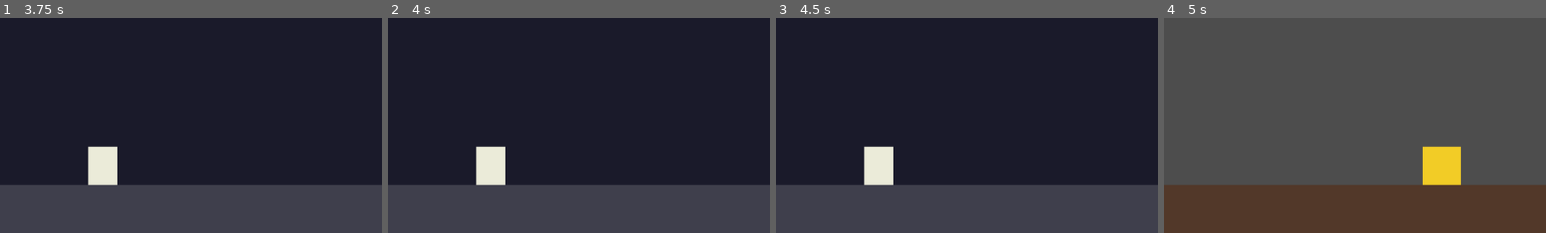
Above: before the commit, frames 1-4 (left to right).
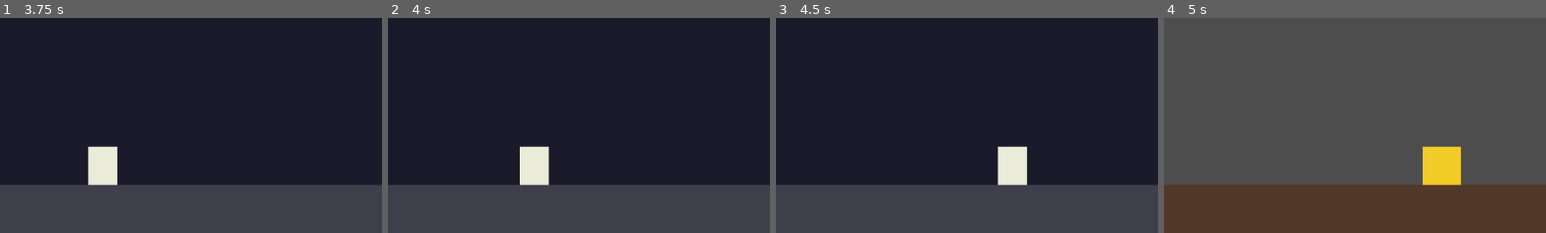
Above: after the commit, the same moments.

Repository: tucksravin/dont-lose-your-head
Game: Godot game, scene res://scenes/intro/intro.tscn
Same seed, same stepped clock (60 frames per second), same inputs: the game is played once before the commit and once after it.
Inputs:
- Up to frame 1 (3.75 s): hold D (move_right) 0.53-2.03 s; tap E (interact) every 0.75 s from 0.6 to 3.6 s; tap Space (jump) at 0.77, 1.52, 3.02 s; hold A (move_left) 2.03-2.78 s; hold D (move_right) from 2.78 s (still down)
- Up to frame 2 (4 s): keep holding D (move_right); tap Space (jump) at 3.77 s
- Up to frame 3 (4.5 s): release D (move_right) at 4.28 s; hold A (move_left) from 4.28 s (still down); tap E (interact) at 4.35 s
- Up to frame 4 (5 s): keep holding A (move_left); tap Space (jump) at 4.52 s
The pictures show only the part of the screen within x 42-92%, y 50-100%; the shares and areas given below are measured in that part.

Frame 1 is identical in both runs. In frame 2, 2.8% of the frame differs, in the area x 23-43%, y 59-78%; in frame 3, 2.8%, in the area x 23-66%, y 59-78%; in frame 4, nothing differs.

Commit message:
fixed scene load error

Diff:
--- a/scenes/body/body.gd
+++ b/scenes/body/body.gd
@@ -5,8 +5,18 @@
 @export var jump_velocity: float = -300.0
 @export var gravity: float = 980.0
 
+## When true, this node ignores player input — an external script (e.g. a
+## cutscene) is driving velocity/move_and_slide() on it directly instead.
+## Prefer this over Node.PROCESS_MODE_DISABLED: DISABLED also pulls a
+## CharacterBody2D out of the physics space, so any move_and_slide() call
+## made on it from elsewhere (even from a script that's still enabled)
+## fails with "body->get_space() is null".
+var is_scripted: bool = false
+
 
 func _physics_process(delta: float) -> void:
+	if is_scripted:
+		return
 	if not is_on_floor():
 		velocity.y += gravity * delta
 
--- a/scenes/intro/intro.gd
+++ b/scenes/intro/intro.gd
@@ -67,9 +67,11 @@
 	var right_edge: float = get_viewport_rect().size.x
 	if head_blob.global_position.x > right_edge + exit_margin:
 		_exiting = true
-		# Disable body.gd so we can drive the body manually in EXIT phase.
-		# PROCESS_MODE_DISABLED stops _physics_process without removing the node.
-		body_blob.process_mode = Node.PROCESS_MODE_DISABLED
+		# Hand body.gd off so we can drive the body manually in EXIT phase.
+		# NOT process_mode = DISABLED: that also drops a CharacterBody2D out
+		# of the physics space, so move_and_slide() below fails every tick
+		# with "body->get_space() is null" (confirmed via headless repro).
+		body_blob.is_scripted = true
 		phase = Phase.EXIT
 		get_tree().create_timer(exit_delay).timeout.connect(_on_exit_delay)
 
Not shown, changed: journals/smahr.md
